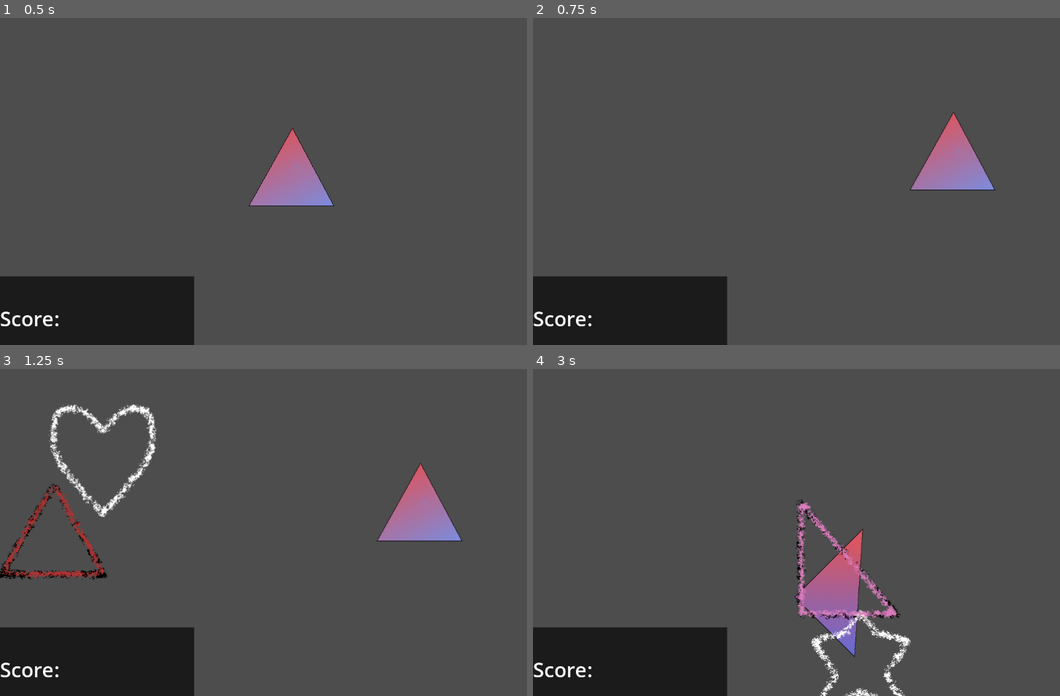
Above: before the commit, frames 1-4 (two rows, left to right).
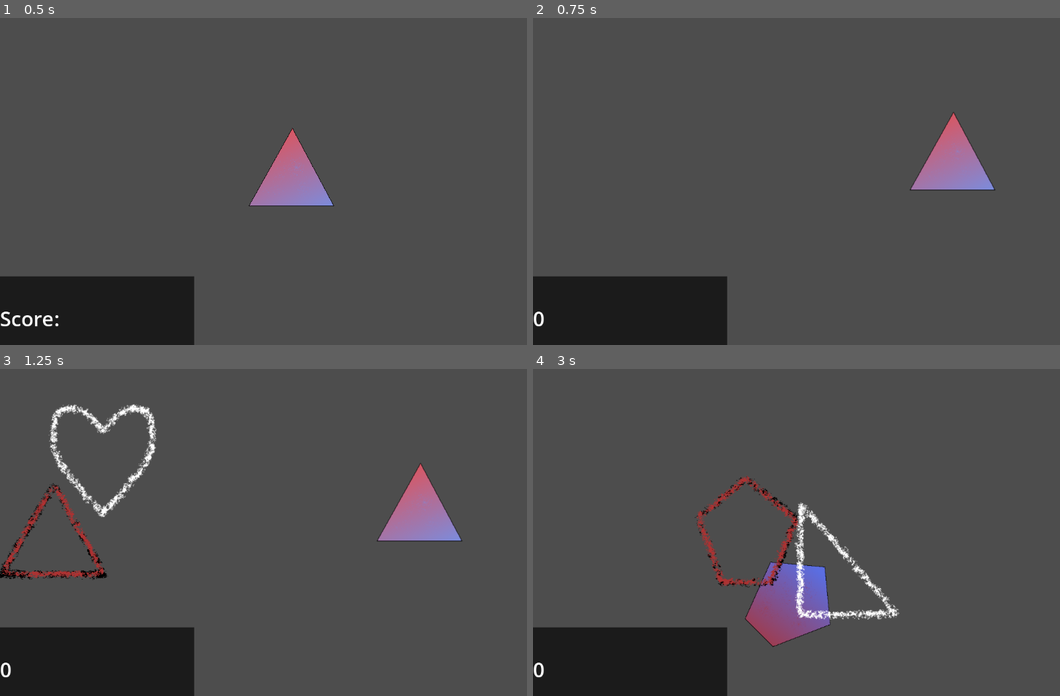
Above: after the commit, the same moments.

Repository: SucellosMusic/first-rhythm-game
Game: Godot game, scene res://Scenes/Levels/level_1.tscn
The game is run twice, just before and just after one commit, with the same random seed, the same clock (stepped at 60 frames per second) and the same inputs. This scene is started directly instead of the project's main scene.
Inputs (mouse positions are in pixels of both pictures, inside the frame that each line leads up to):
- Up to frame 1 (0.5 s): no input
- Up to frame 2 (0.75 s): tap Enter at 0.5 s; move the mouse to (954, 165) at 0.52 s; tap S (Input Shape) at 0.6 s
- Up to frame 3 (1.25 s): no input
- Up to frame 4 (3 s): move the mouse to (706, 548) at 1.27 s; tap S (Input Shape) at 1.35, 2.3 s; move the mouse to (880, 460) at 2.02 s; click (880, 460) at 2.1 s; move the mouse to (796, 597) at 2.77 s; right-click (796, 597) at 2.85 s

Frame 1 is identical in both runs. In frame 2, 0.2% of the frame differs, in the area x 0-12%, y 89-95%; in frame 3, 0.2%; in frame 4, 7.5%, in the area x 0-72%, y 32-100%.

Commit message:
Alternate Sequence Setup
started setup on alternate shape/sequece selection

Diff:
--- a/Scenes/Levels/Levels.gd
+++ b/Scenes/Levels/Levels.gd
@@ -16,6 +16,7 @@
 var shapePerf : Array[Area2D] = []
 var shapeGreat : Array[Area2D] = []
 var shapeOkay : Array[Area2D] = []
+var altRecCollision : Array[Area2D] = []
 
 #time
 @onready var syncToStart : float = AudioServer.get_time_to_next_mix()
@@ -41,6 +42,7 @@
 var prevRec;
 var prevHint;
 var prevShape;
+var prevAltRec;
 
 
 func _ready() -> void:
@@ -56,10 +58,10 @@
 
 	for ar in altReceivers:
 		ar.position = altReceiverStorage
+		altRecCollision.append(ar.get_child(1))
 
 	for h in hints:
 		h.position = hintsStorage
-
 
 	sequencer.set_initial_sequence()
 	sequencer.set_initial_positions()
@@ -71,6 +73,7 @@
 
 func _on_beats_timeout() -> void:
 	beatTimer.start(beat * sequencer.nextBeat)
+	takeScore = true
 	if beatOne:
 		sequencer.set_next_position()
 		beatOne = false
@@ -84,6 +87,9 @@
 		prevRec.position = receiverSTORAGE
 	if prevHint != null:
 		prevHint.position = hintsStorage
+	if prevAltRec != null:
+		prevAltRec.position = altReceiverStorage
+
 
 	receivers[sequencer.recShape].position = sequencer.recPos
 	hints[sequencer.hintShape].position = sequencer.hintPos
@@ -93,11 +99,17 @@
 	prevHint = hints[sequencer.hintShape]
 	prevShape = shapes[sequencer.recShape]
 
-
+	if sequencer.currSequenceValues == sequencer.get_current_sequence_size() - 1:
+		prevAltRec = altReceivers[sequencer.recShape]
+		altReceivers[sequencer.recShape].position = abs(sequencer.recPos- sequencer.hintPos)
+		altReceivers[sequencer.recShape].rotation_degrees = sequencer.recOrient - 45
 
 func _process(delta: float) -> void:
 	shapes[sequencer.recShape].position = get_global_mouse_position()
 
+	if Input.is_action_just_pressed("Input Shape"):
+		get_total_score()
+		scoreDisplay.text = str(totalScore)
 
 func get_total_score() -> void:
 	if takeScore == true:
@@ -108,22 +120,22 @@
 		takeScore = false
 
 func get_position_score() -> int:
-	if shapePerf[shapes[sequencer.recShape]].has_overlapping_areas():
+	if shapePerf[sequencer.recShape].has_overlapping_areas():
 		return 3
-	elif shapeGreat[shapes[sequencer.recShape]].has_overlapping_areas():
+	elif shapeGreat[sequencer.recShape].has_overlapping_areas():
 		return 2
-	elif shapeOkay[shapes[sequencer.recShape]].has_overlapping_areas():
+	elif shapeOkay[sequencer.recShape].has_overlapping_areas():
 		return 1
 	return 0
 
 func get_orient_score() -> int:
-	if shapeOkay[shapes[sequencer.recShape]].has_overlapping_areas():
-		if shapes[shapes[sequencer.recShape]].rotation == receivers[shapes[sequencer.recShape]].rotation:
+	if shapeOkay[sequencer.recShape].has_overlapping_areas():
+		if shapes[sequencer.recShape].rotation == receivers[sequencer.recShape].rotation:
 			return 1
 	return 0
 
 func get_time_score() -> int:
-	if shapeOkay[shapes[sequencer.recShape]].has_overlapping_areas():
+	if shapeOkay[sequencer.recShape].has_overlapping_areas():
 		if beatTimer.time_left > .01 && beatTimer.time_left < .3:
 			return 3
 		elif beatTimer.time_left > .3 && beatTimer.time_left < .6:
--- a/Scenes/Levels/level_1.tscn
+++ b/Scenes/Levels/level_1.tscn
@@ -44,14 +44,34 @@
 hintPattern = Array[int]([1, 2, 3, 4, 5, 6, 0])
 receiverOrientation = Array[int]([0, 0, 0, 0, 0, 0, 0])
 hintOrientation = Array[int]([0, 0, 0, 0, 0, 0, 0])
-nextBeat = Array[float]([1.0, 1.0, 0.5, 0.5, 1.0, 1.0, 1.0])
+nextBeat = Array[float]([1.0, 1.0, 1.0, 1.0, 1.0, 1.0, 1.0])
 
 [node name="SequenceB" parent="Sequencer" instance=ExtResource("9_tq3wd")]
+receiverPattern = Array[int]([1, 3, 5, 2, 4, 6, 0])
+hintPattern = Array[int]([3, 5, 2, 4, 6, 0, 1])
+receiverOrientation = Array[int]([0, 0, 0, 0, 0, 0, 0])
+hintOrientation = Array[int]([0, 0, 0, 0, 0, 0, 0])
+nextBeat = Array[float]([1.0, 1.0, 1.0, 1.0, 1.0, 1.0, 1.0])
 
 [node name="SequenceC" parent="Sequencer" instance=ExtResource("10_1c17x")]
+receiverPattern = Array[int]([6, 5, 4, 3, 2, 1, 0])
+hintPattern = Array[int]([5, 4, 3, 2, 1, 0, 6])
+receiverOrientation = Array[int]([0, 0, 0, 0, 0, 0, 0])
+hintOrientation = Array[int]([0, 0, 0, 0, 0, 0, 0])
+nextBeat = Array[float]([1.0, 1.0, 1.0, 1.0, 1.0, 1.0, 1.0])
 
 [node name="SequenceD" parent="Sequencer" instance=ExtResource("11_lhrob")]
+receiverPattern = Array[int]([3, 4, 2, 5, 1, 6, 0])
+hintPattern = Array[int]([4, 2, 5, 1, 6, 0, 3])
+receiverOrientation = Array[int]([0, 0, 0, 0, 0, 0, 0])
+hintOrientation = Array[int]([0, 0, 0, 0, 0, 0, 0])
+nextBeat = Array[float]([1.0, 1.0, 1.0, 1.0, 1.0, 1.0, 1.0])
 
 [node name="SequenceE" parent="Sequencer" instance=ExtResource("12_61go8")]
+receiverPattern = Array[int]([6, 1, 5, 2, 4, 3, 0])
+hintPattern = Array[int]([1, 5, 2, 4, 3, 0, 6])
+receiverOrientation = Array[int]([0, 0, 0, 0, 0, 0, 0])
+hintOrientation = Array[int]([0, 0, 0, 0, 0, 0, 0])
+nextBeat = Array[float]([1.0, 1.0, 1.0, 1.0, 1.0, 1.0, 1.0])
 
 [connection signal="timeout" from="Beats" to="." method="_on_beats_timeout"]
--- a/Scenes/Sequences/sequence_manager.gd
+++ b/Scenes/Sequences/sequence_manager.gd
@@ -37,6 +37,9 @@
 		currSequenceValues += 1
 	assign_values()
 
+func get_current_sequence_size() -> int:
+	return sequences[currSequence].receiverPattern.size()
+
 func assign_values() -> void:
 	recShape = sequences[currSequence].receiverPattern[currSequenceValues]
 	hintShape = sequences[currSequence].hintPattern[currSequenceValues]
@@ -55,15 +58,16 @@
 	recPos = sequences[currSequence].recPosSetter.position
 	hintPos = sequences[currSequence].hintPosSetter.position
 
-func set_next_sequence() -> void:
-	for c in altRecCollider:
-		if c.has_overlapping_areas():
-			if currSequence >= self.get_child_count() - 2:
-				currSequence = 0
-			else:
-				currSequence += 2
+func set_next_sequence(next : Area2D) -> void:
+	if next.has_overlapping_areas():
+		currSequenceValues = 0
+		if currSequence >= self.get_child_count() - 2:
+			currSequence = 0
 		else:
-			if currSequence == self.get_child_count():
-				currSequence = 0
-			else:
-				currSequence += 1
+			currSequence += 2
+	else:
+		currSequenceValues = 0
+		if currSequence == self.get_child_count():
+			currSequence = 0
+		else:
+			currSequence += 1
